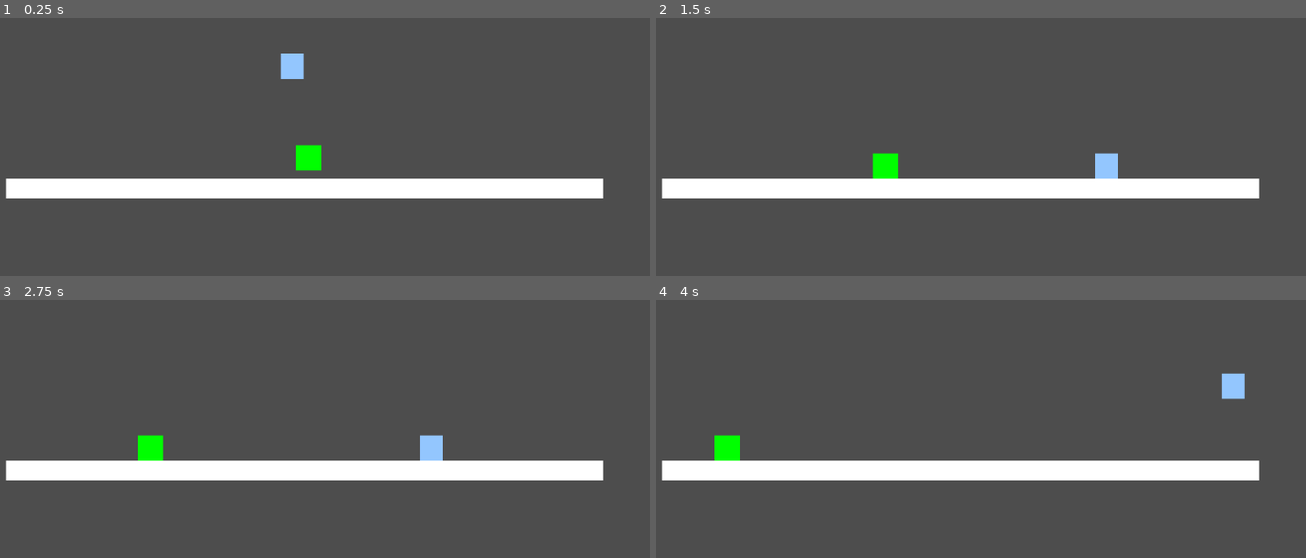
Above: before the commit, frames 1-4 (two rows, left to right).
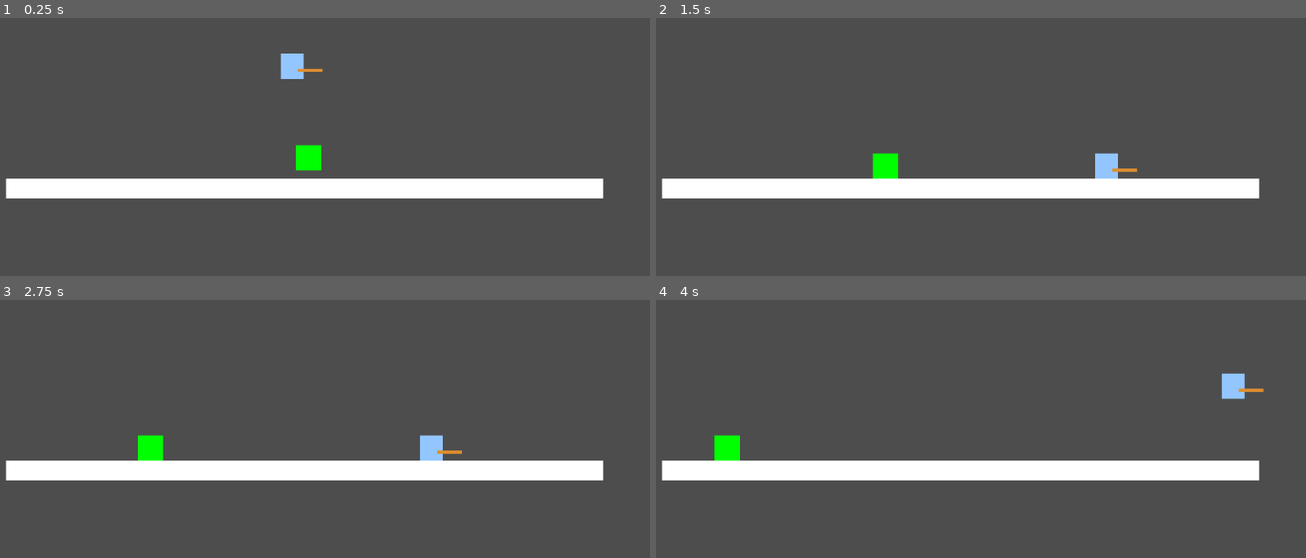
Above: after the commit, the same moments.

Repository: mlan225/NetherDeeper
Game: Godot game, scene res://scenes/dev_room.tscn
Two runs of this game, one before a commit and one after it. Both use one fixed random seed, a clock stepped at 60 frames per second and the inputs below.
Inputs:
- Up to frame 1 (0.25 s): no input
- Up to frame 2 (1.5 s): hold D (right) from 0.53 s (still down); tap Space (jump) at 0.6, 0.77, 1.07, 1.35 s
- Up to frame 3 (2.75 s): tap Space (jump) at 1.52, 1.82, 2.1 s; release D (right) at 2.03 s; hold A (left) from 2.03 s (still down)
- Up to frame 4 (4 s): release A (left) at 2.78 s; hold D (right) from 2.78 s (still down); tap Space (jump) at 2.85, 3.02, 3.32, 3.6, 3.77 s

The runs differ from the first frame. In frame 1, less than 0.1% of the frame differs, in the area x 45-50%, y 19-21%; in frame 2, less than 0.1%, in the area x 70-75%, y 58-60%; in frame 3, less than 0.1%; in frame 4, less than 0.1%.

Commit message:
Remove unnecessary component scenes adjust hurtbox check

Diff:
--- a/components/enemy/EnemyBoundryComponent.tscn
+++ /dev/null
@@ -1,6 +0,0 @@
-[gd_scene format=3 uid="uid://dqvvyuj6ta68e"]
-
-[ext_resource type="Script" uid="uid://b4o2gsbxiqdjn" path="res://components/enemy/enemy_boundry_component.gd" id="1_foqot"]
-
-[node name="EnemyBoundryComponent" type="Node" unique_id=1947943683]
-script = ExtResource("1_foqot")
--- a/components/enemy/EnemyHurtboxComponent.tscn
+++ /dev/null
@@ -1,6 +0,0 @@
-[gd_scene format=3 uid="uid://7w2apnhm58k1"]
-
-[ext_resource type="Script" uid="uid://cjjfhvtqgv50b" path="res://components/enemy/enemy_hurtbox_component.gd" id="1_et4cc"]
-
-[node name="EnemyHurtboxComponent" type="Node" unique_id=945306287]
-script = ExtResource("1_et4cc")
--- a/components/enemy/enemy_hurtbox_component.gd
+++ b/components/enemy/enemy_hurtbox_component.gd
@@ -5,20 +5,13 @@
 @export var enemy: CharacterBody2D
 @export var enemy_hurt_area: Area2D
 
-signal hurt_enemy(enemy, damage)
-
 func _ready() -> void:
-	add_to_group("enemy/hurtbox")
 
 	if enemy_hurt_area:
-		enemy_hurt_area.body_entered.connect(_on_hurt_area_entered)
+		enemy_hurt_area.area_entered.connect(_on_hurt_area_entered)
 	else:
 		push_warning("HurtboxComponent: HurtboxComponent: No Area2D assigned to 'enemy_hurt_area'")
 
-func _on_hurt_area_entered(body):
-	# Only react to things that can deal damage
-	#if body.has_method("get_damage"):
-		#var dmg = body.get_damage()
-		#emit_signal("hurt", owner, dmg)
-	if(body.is_in_group("player/hitbox")):
+func _on_hurt_area_entered(area: Area2D):
+	if area.is_in_group("player/hitbox"):
 		print("enemy hurtbox triggered!")
--- a/components/player/jumpComponent.tscn
+++ /dev/null
@@ -1,6 +0,0 @@
-[gd_scene format=3 uid="uid://chrrimk3ahjoh"]
-
-[ext_resource type="Script" uid="uid://chth5otgebyeo" path="res://components/player/jump_component.gd" id="1_nbl7e"]
-
-[node name="JumpComponent" type="Node" unique_id=1205963223]
-script = ExtResource("1_nbl7e")
--- a/components/player/movementComponent.tscn
+++ /dev/null
@@ -1,6 +0,0 @@
-[gd_scene format=3 uid="uid://xy2slhqi14my"]
-
-[ext_resource type="Script" uid="uid://dhdob6tcv8tu4" path="res://components/player/movement_component.gd" id="1_8dcc3"]
-
-[node name="MovementComponent" type="Node" unique_id=1279243942]
-script = ExtResource("1_8dcc3")
--- /dev/null
+++ b/components/player/player_weapon_hurtbox_component.gd
@@ -0,0 +1,9 @@
+extends Node
+class_name PlayerWeaponHurtboxComponent
+
+@export_subgroup("Nodes")
+@export var hitbox: Area2D
+
+func _ready() -> void:
+	if hitbox != null:
+		hitbox.add_to_group("player/hitbox")
--- /dev/null
+++ b/components/player/test_weapon.tscn
@@ -0,0 +1,26 @@
+[gd_scene format=3 uid="uid://1yswnglxw61s"]
+
+[ext_resource type="Script" uid="uid://ddjksoo7pswlc" path="res://components/player/player_weapon_hurtbox_component.gd" id="1_m1hkl"]
+
+[sub_resource type="RectangleShape2D" id="RectangleShape2D_i58ob"]
+size = Vector2(45, 9)
+
+[node name="TestWeapon" type="Node2D" unique_id=1837368558]
+
+[node name="ColorRect" type="ColorRect" parent="." unique_id=759672917]
+offset_right = 39.0
+offset_bottom = 5.0
+color = Color(0.87148964, 0.5573097, 0.18970126, 1)
+
+[node name="Hitbox" type="Area2D" parent="." unique_id=1260920994]
+collision_layer = 8
+collision_mask = 4
+
+[node name="CollisionShape2D" type="CollisionShape2D" parent="Hitbox" unique_id=980113327]
+position = Vector2(19.5, 2.5)
+shape = SubResource("RectangleShape2D_i58ob")
+
+[node name="PlayerWeaponHurtboxComponent" type="Node" parent="." unique_id=1014165921 node_paths=PackedStringArray("hitbox")]
+script = ExtResource("1_m1hkl")
+hitbox = NodePath("../Hitbox")
+metadata/_custom_type_script = "uid://ddjksoo7pswlc"
--- a/components/shared/gravityComponent.tscn
+++ /dev/null
@@ -1,6 +0,0 @@
-[gd_scene format=3 uid="uid://cg54hj4xf8yj"]
-
-[ext_resource type="Script" uid="uid://8ftkkhnrmuuw" path="res://components/shared/gravity_component.gd" id="1_11atf"]
-
-[node name="GravityComponent" type="Node" unique_id=195107442]
-script = ExtResource("1_11atf")
--- a/enemy/slime/slime.tscn
+++ b/enemy/slime/slime.tscn
@@ -28,14 +28,16 @@
 player = NodePath("..")
 metadata/_custom_type_script = "uid://8ftkkhnrmuuw"
 
-[node name="HurtArea" type="Area2D" parent="." unique_id=1882396865]
+[node name="HurtBox" type="Area2D" parent="." unique_id=1882396865]
+collision_layer = 4
+collision_mask = 8
 
-[node name="CollisionShape2D" type="CollisionShape2D" parent="HurtArea" unique_id=435584040]
+[node name="CollisionShape2D" type="CollisionShape2D" parent="HurtBox" unique_id=435584040]
 position = Vector2(20, 20)
 shape = SubResource("RectangleShape2D_lkvfe")
 
 [node name="EnemyHurtboxComponent" type="Node" parent="." unique_id=1416692102 node_paths=PackedStringArray("enemy", "enemy_hurt_area")]
 script = ExtResource("3_lkvfe")
 enemy = NodePath("..")
-enemy_hurt_area = NodePath("../HurtArea")
+enemy_hurt_area = NodePath("../HurtBox")
 metadata/_custom_type_script = "uid://cjjfhvtqgv50b"
--- a/player/test_player/player.tscn
+++ b/player/test_player/player.tscn
@@ -4,6 +4,7 @@
 [ext_resource type="Script" uid="uid://8ftkkhnrmuuw" path="res://components/shared/gravity_component.gd" id="2_42tnh"]
 [ext_resource type="Script" uid="uid://dhdob6tcv8tu4" path="res://components/player/movement_component.gd" id="3_55wyy"]
 [ext_resource type="Script" uid="uid://chth5otgebyeo" path="res://components/player/jump_component.gd" id="4_4ejnq"]
+[ext_resource type="PackedScene" uid="uid://1yswnglxw61s" path="res://components/player/test_weapon.tscn" id="5_7qp7k"]
 
 [sub_resource type="RectangleShape2D" id="RectangleShape2D_cw0bw"]
 size = Vector2(34, 39)
@@ -35,3 +36,8 @@
 script = ExtResource("4_4ejnq")
 player = NodePath("..")
 metadata/_custom_type_script = "uid://chth5otgebyeo"
+
+[node name="WeaponSlot" type="Node2D" parent="." unique_id=319194030]
+position = Vector2(27, 24)
+
+[node name="TestWeapon" parent="WeaponSlot" unique_id=1837368558 instance=ExtResource("5_7qp7k")]
--- a/project.godot
+++ b/project.godot
@@ -42,6 +42,7 @@
 2d_physics/layer_1="Environment"
 2d_physics/layer_2="Player"
 2d_physics/layer_3="Enemy"
+2d_physics/layer_4="PlayerWeapon"
 
 [physics]
 
Not shown, added: components/player/player_weapon_hurtbox_component.gd.uid
